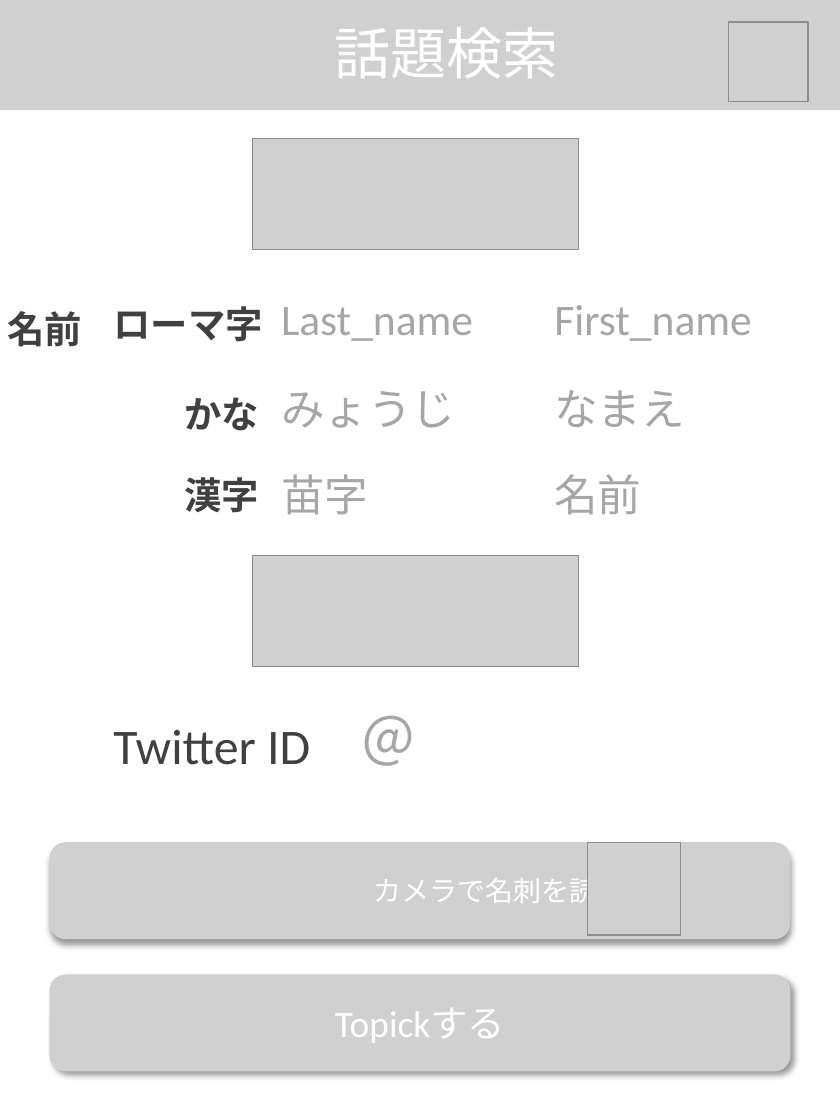
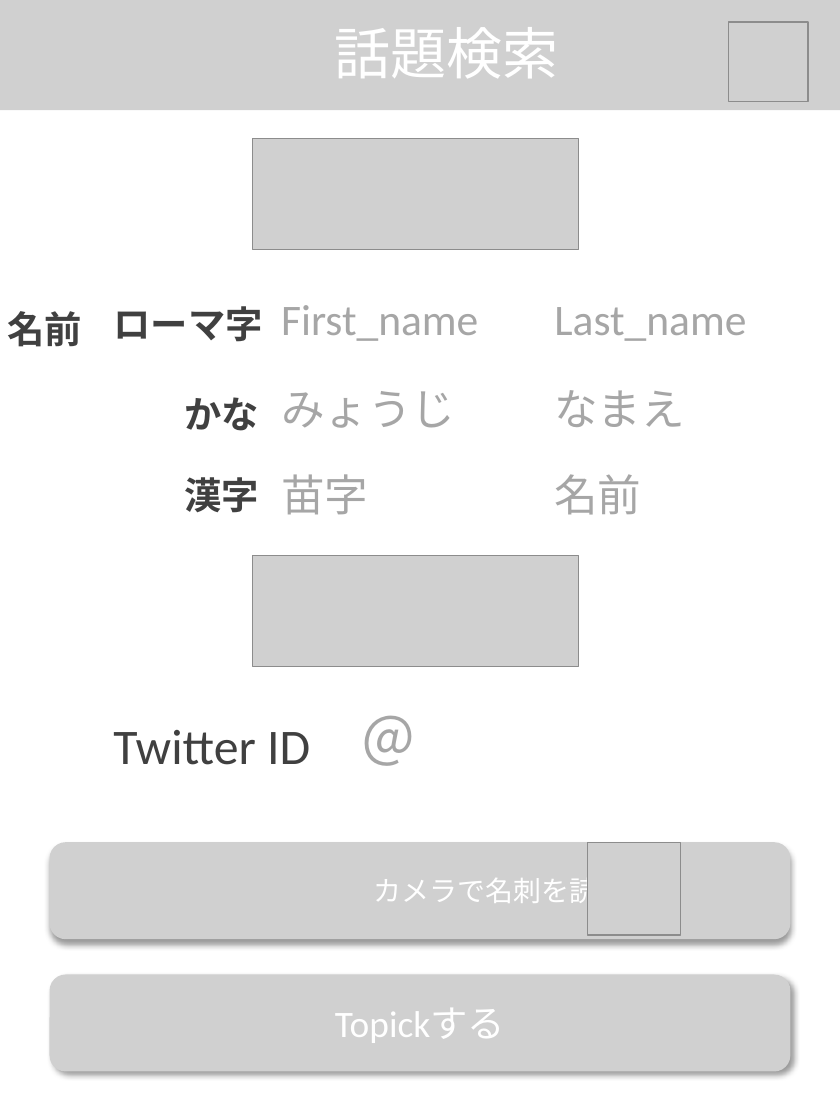
Before and after one commit to kirikiriyamama/topick, a slide deck: slide 2 of client/UI/UI.pptx. Drawn at 840x1120 pixels with LibreOffice and Linux fonts; fonts in the diff are those of the drawing; grey boxes stand for pictures; background and template pictures are left out. Boxes give left, top, right and bottom in pixels: in the first picture for what was removed or moved away, otherwise in the second. Text is boxed around its words. In the diff, an @@ line names an element or a change of style, - is before the commit and + after.

```diff
--- a/client/UI/UI.pptx
+++ b/client/UI/UI.pptx
@@ text at box(281, 305, 478, 341): text changed @@
-Last_name
+First_name
@@ text at box(554, 307, 746, 341): text changed @@
-First_name
+Last_name
```
Also in this commit, not shown: 3 other slides changed, 21 other files.
